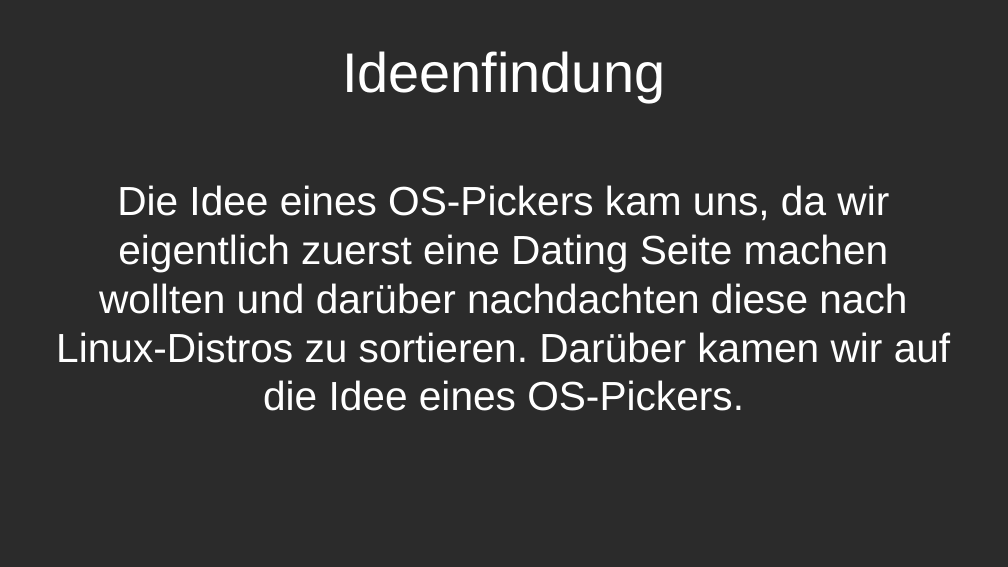
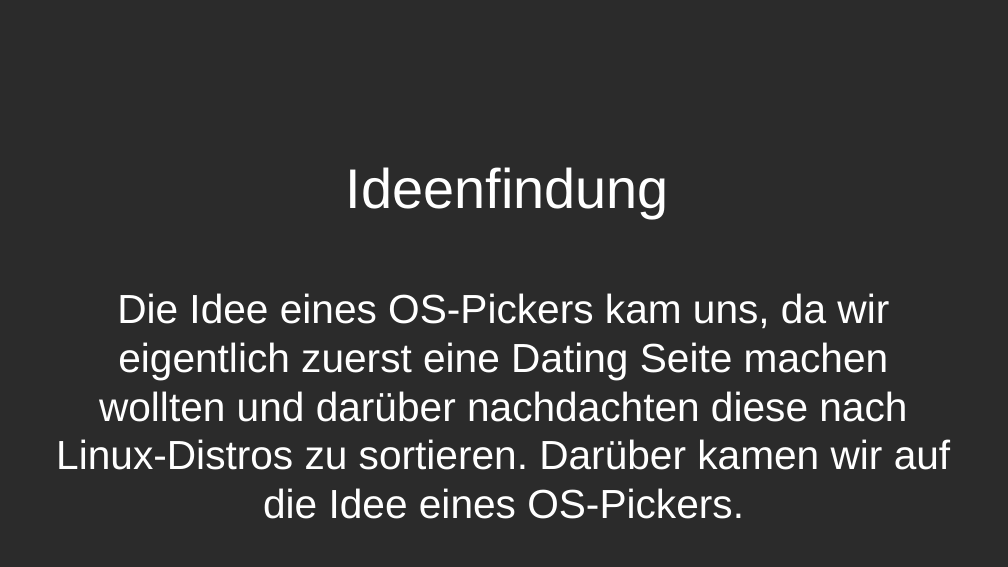
Before and after one commit to Kleefuchs/OS-Picker, a slide deck: slide 2 of Arch.odp. Drawn at 1008x567 pixels with LibreOffice and Linux fonts; fonts in the diff are those of the drawing; background and template pictures are left out; a plain dark background stands for a picture behind light text. Boxes give left, top, right and bottom in pixels: in the first picture for what was removed or moved away, otherwise in the second. Text is boxed around its words. In the diff, an @@ line names an element or a change of style, - is before the commit and + after.

```diff
--- a/Arch.odp
+++ b/Arch.odp
@@ title "Ideenfindung": place and size @@
-title "Ideenfindung" at [342,51,665,102]
+title "Ideenfindung" at [346,167,669,218]
@@ subtitle "Die Idee eines OS-Pickers kam ...": place and size @@
-subtitle "Die Idee eines OS-Pickers kam ..." at [56,185,950,411]
+subtitle "Die Idee eines OS-Pickers kam ..." at [56,293,950,519]
```
Also in this commit, not shown: 2 other slides changed, 1 slide added, 1 slide removed.
